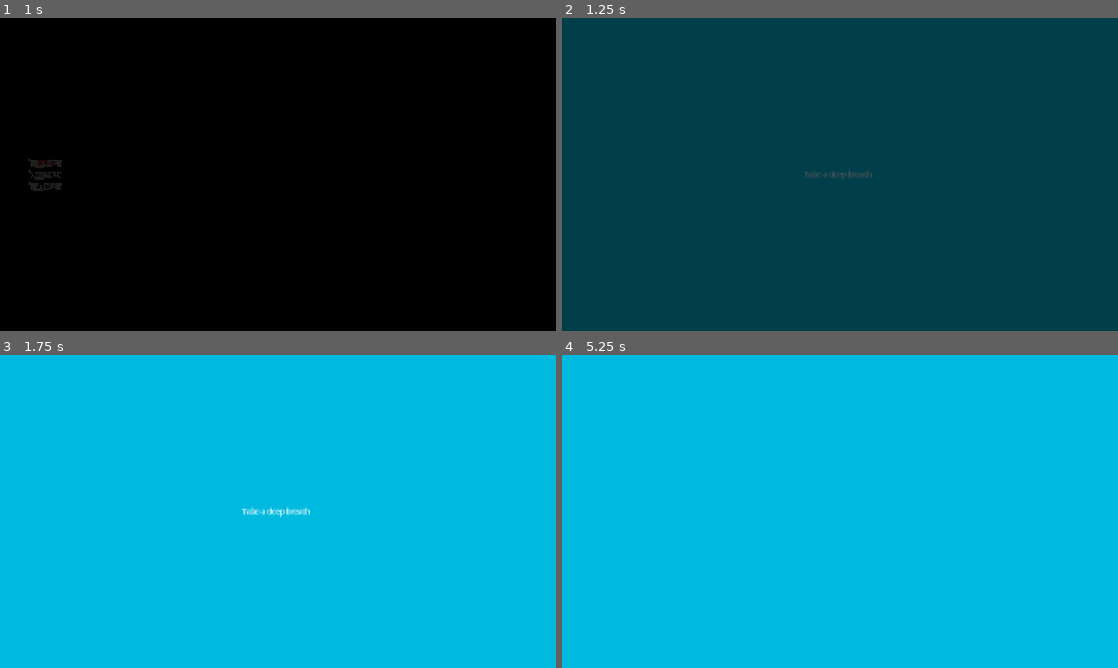
Above: before the commit, frames 1-4 (two rows, left to right).
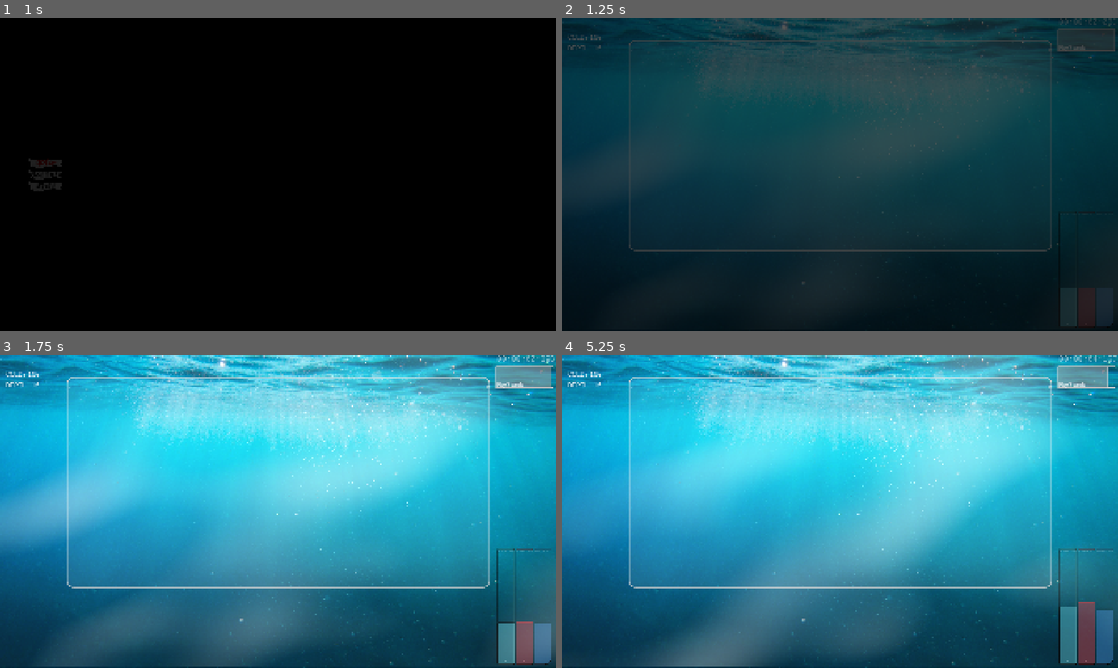
Above: after the commit, the same moments.

Repository: rosswolf/Tourbillon
Game: Godot game, scene res://src/scenes/main_menu.tscn
Same seed, same stepped clock (60 frames per second), same inputs: the game is played once before the commit and once after it. Sound files missing from this copy of the repository are replaced by a short silence.
Inputs (mouse positions are in pixels of both pictures, inside the frame that each line leads up to):
- Up to frame 1 (1 s): click "Play" at 0.5 s
- Up to frame 2 (1.25 s): no input
- Up to frame 3 (1.75 s): click (83, 395) at 1.27 s
- Up to frame 4 (5.25 s): click (673, 395) at 2.02 s; click (701, 395) at 2.77 s; click (728, 395) at 3.52 s; click (756, 395) at 4.27 s; click (784, 395) at 5.02 s

Frame 1 is identical in both runs. In frame 2, 51% of the frame differs, in the area x 0-100%, y 0-100%; in frame 3, 95%; in frame 4, 96%.
Error after the commit: Invalid assignment of property or key 'force_production' with value of type 'Dictionary' on a base object of type 'Node (Card)'. (res://src/scenes/core/entitie…

Commit message:
feat: Skip countdown and update background music
- Changed Play button to go directly to game scene (skipping countdown)
- Updated background music to use new track: reportage-industriel-song-1-261972.mp3
- Provides faster game entry and fresh audio experience

🤖 Generated with [Claude Code](https://claude.ai/code)

Co-Authored-By: Claude <noreply@anthropic.com>

Diff:
--- a/elastic-app/app/src/scenes/game.gd
+++ b/elastic-app/app/src/scenes/game.gd
@@ -4,7 +4,7 @@
 
 #Game.gd
 
-var GRAVITY_MP3: String = "res://pixabay assets/gravity-193874.mp3"
+var MUSIC_MP3: String = "res://pixabay assets/reportage-industriel-song-1-261972.mp3"
 @onready var UI_GOAL: PackedScene = preload("res://src/scenes/ui/entities/goals/ui_goal.tscn")
 
 
@@ -24,7 +24,7 @@
 	GlobalSignals.core_game_win.connect(__on_core_game_win)
 
 
-	var audio_stream = load(GRAVITY_MP3)
+	var audio_stream = load(MUSIC_MP3)
 	%AudioStreamPlayer.stream = audio_stream
 	%AudioStreamPlayer.play()
 	%AudioStreamPlayer.finished.connect(__on_audio_finished)
--- a/elastic-app/app/src/scenes/main_menu.gd
+++ b/elastic-app/app/src/scenes/main_menu.gd
@@ -2,7 +2,7 @@
 
 @onready var settings_container := $SettingsCenterContainer
 
-const COUNTDOWN: String = "res://src/scenes/countdown.tscn"
+const GAME: String = "res://src/scenes/game.tscn"
 
 
 func _ready() -> void:
@@ -13,7 +13,7 @@
 
 func __play() -> void:
 	GlobalGameManager.hero_template_id = "knight"
-	FadeToBlack.go_to_scene(COUNTDOWN)
+	FadeToBlack.go_to_scene(GAME)
 
 func __show_settings() -> void:
 	settings_container.set_mouse_filter(Control.MOUSE_FILTER_STOP)
